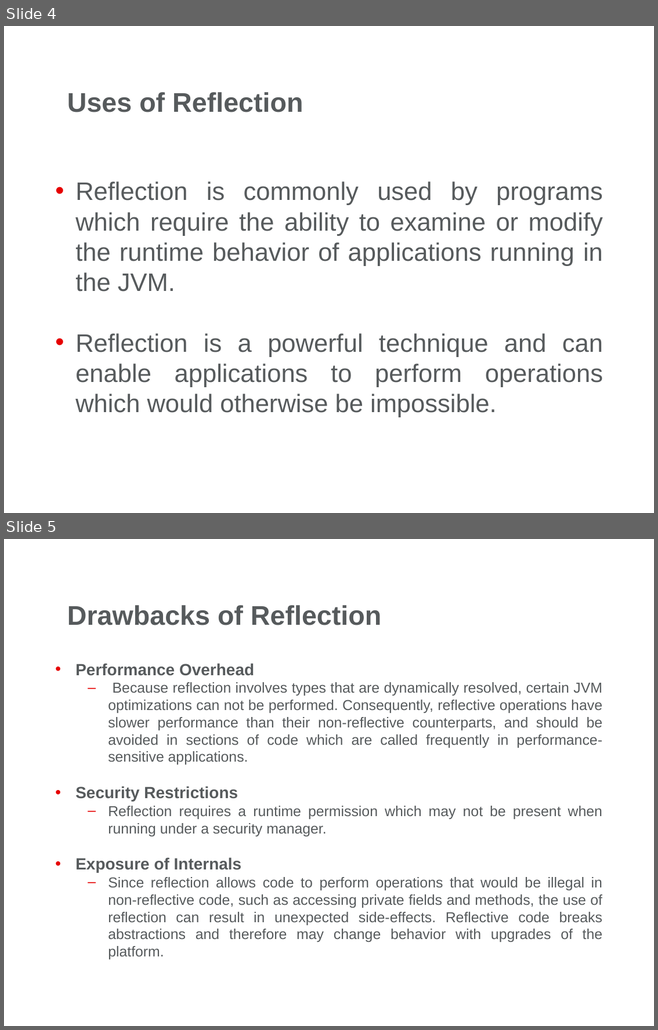
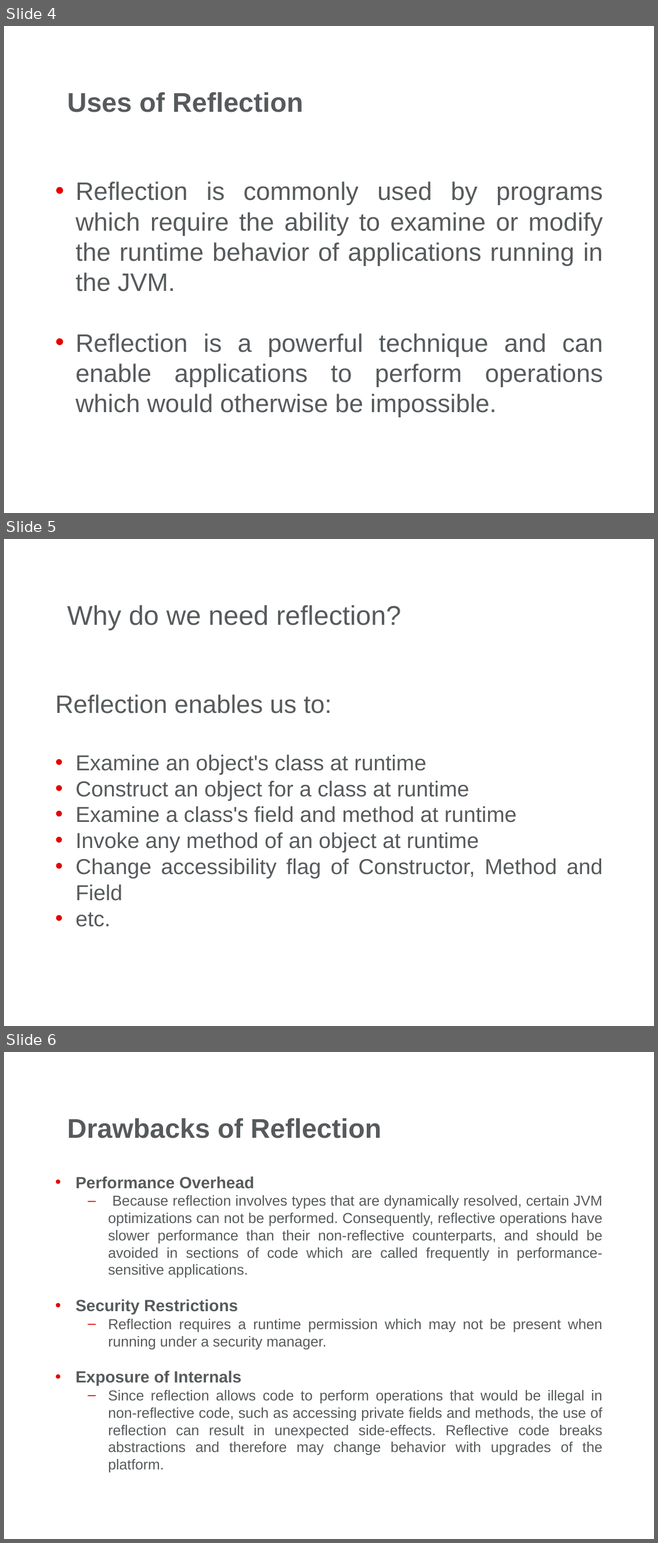
Before and after one commit to ocpodariu/JavaDocs, a slide deck: Reflection/Reflection.pptx. Shown one above the other, each under a label of ours: slides 4 and 5 before the commit, slides 4, 5 and 6 after it. The pictures are 658x1030 and 658x1543 pixels, drawn with LibreOffice and Linux fonts; fonts in the diff are those of the drawing; background and template pictures are left out. Boxes give left, top, right and bottom in pixels: in the first picture for what was removed or moved away, otherwise in the second. Text is boxed around its words. In the diff, an @@ line names an element or a change of style, - is before the commit and + after.

Commit message:
Reflection

```diff
--- a/Reflection/Reflection.pptx
+++ b/Reflection/Reflection.pptx
@@ slide 5 added at <box>4,539,654,1026</box>, background picture (left out) @@
@@ title added at <box>67,605,401,631</box>, 30 pt, text #565A5C @@
+Why do we need reflection?
@@ text added at <box>55,694,602,927</box>, 24 pt, text #565A5C @@
+Reflection enables us to:
+• Examine an object's class at runtime
+• Construct an object for a class at runtime
+• Examine a class's field and method at runtime
+• Invoke any method of an object at runtime
+• Change accessibility flag of Constructor, Method and Field
+• etc.
@@ what was slide 5 is now slide 6 @@
```
Also in this commit, not shown: 1 slide changed, 5 other files.
